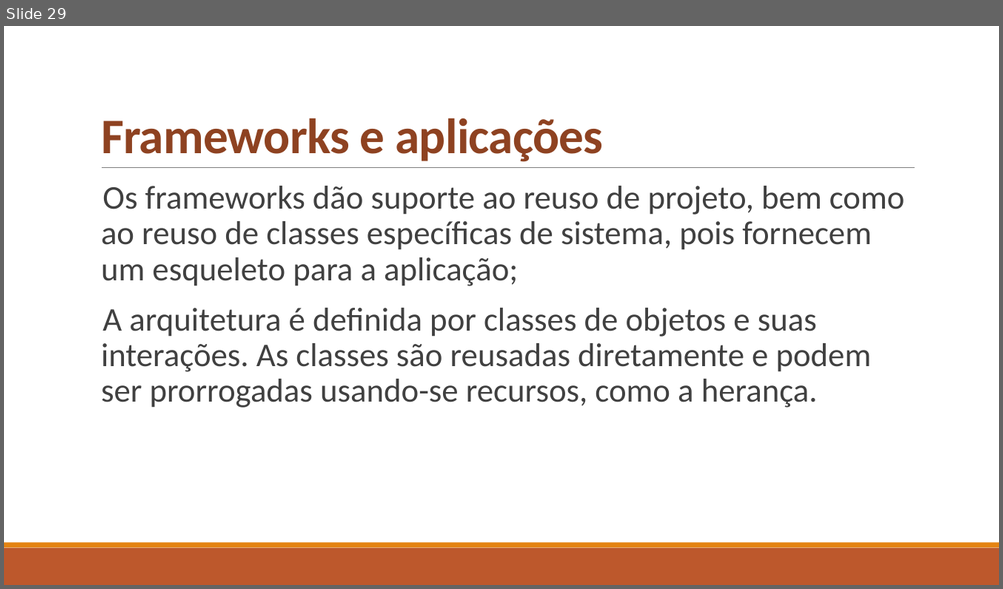
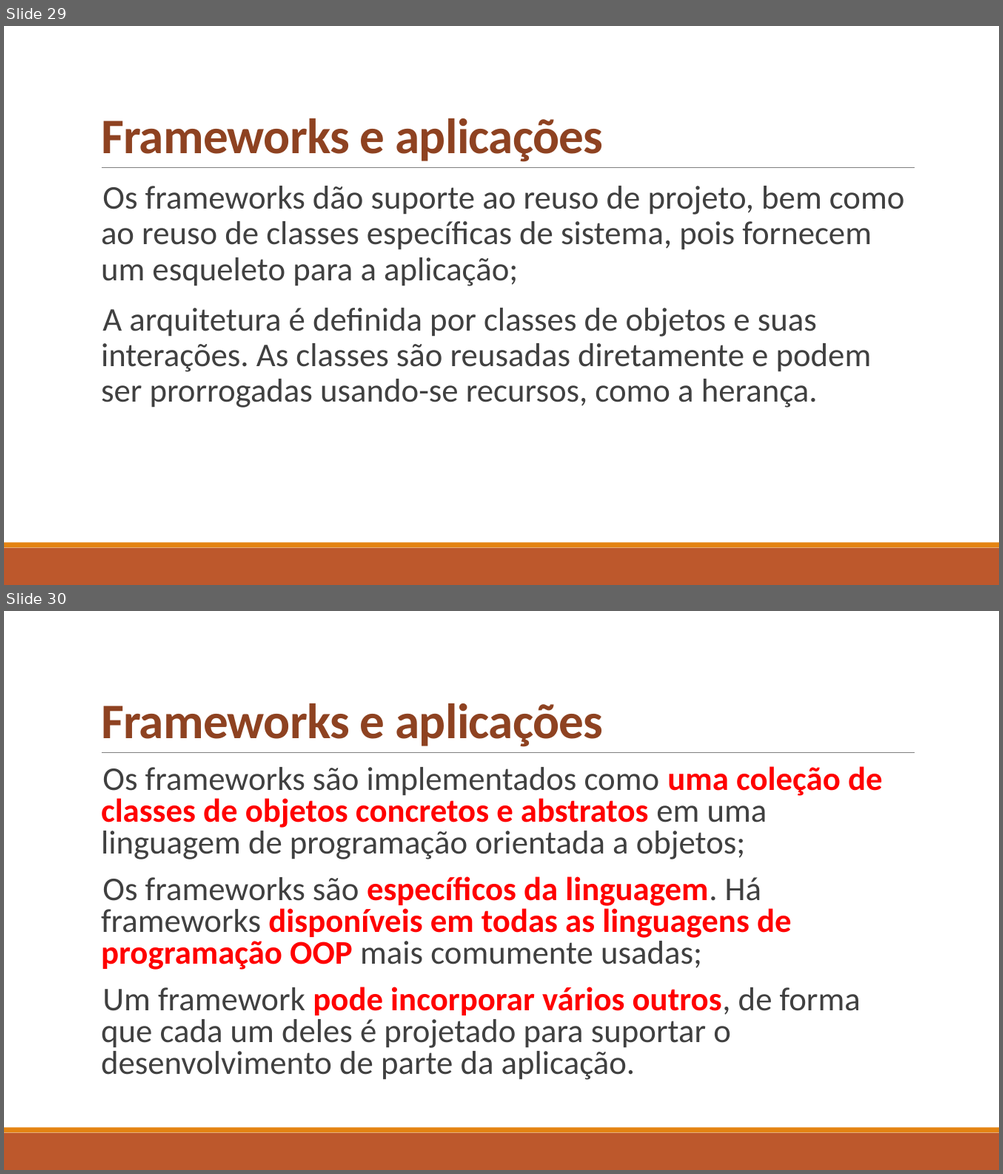
Before and after one commit to celsofurtado/reuso, a slide deck: Reuso de Software e Componentes.pptx. Shown one above the other, each under a label of ours: slide 29 before the commit, slides 29 and 30 after it. The pictures are 1003x589 and 1003x1174 pixels, drawn with LibreOffice and Linux fonts; fonts in the diff are those of the drawing. Boxes give left, top, right and bottom in pixels: in the first picture for what was removed or moved away, otherwise in the second. Text is boxed around its words. In the diff, an @@ line names an element or a change of style, - is before the commit and + after.

```diff
--- a/Reuso de Software e Componentes.pptx
+++ b/Reuso de Software e Componentes.pptx
@@ slide 30 added at [4,611,999,1170], background #FFFFFF; not listed: 3 template elements that a slide beside it also shows @@
@@ title added at [101,703,603,747], 48 pt, text #8E4221, bold @@
+Frameworks e aplicações
@@ text added at [101,766,882,1080], 32 pt, text #404040 @@
+  Os frameworks são implementados como uma coleção de classes de objetos concretos e abstratos em uma linguagem de programação orientada a objetos;
+  Os frameworks são específicos da linguagem. Há frameworks disponíveis em todas as linguagens de programação OOP mais comumente usadas;
+  Um framework pode incorporar vários outros, de forma que cada um deles é projetado para suportar o desenvolvimento de parte da aplicação.
```
Also in this commit, not shown: 62 other slides added.
